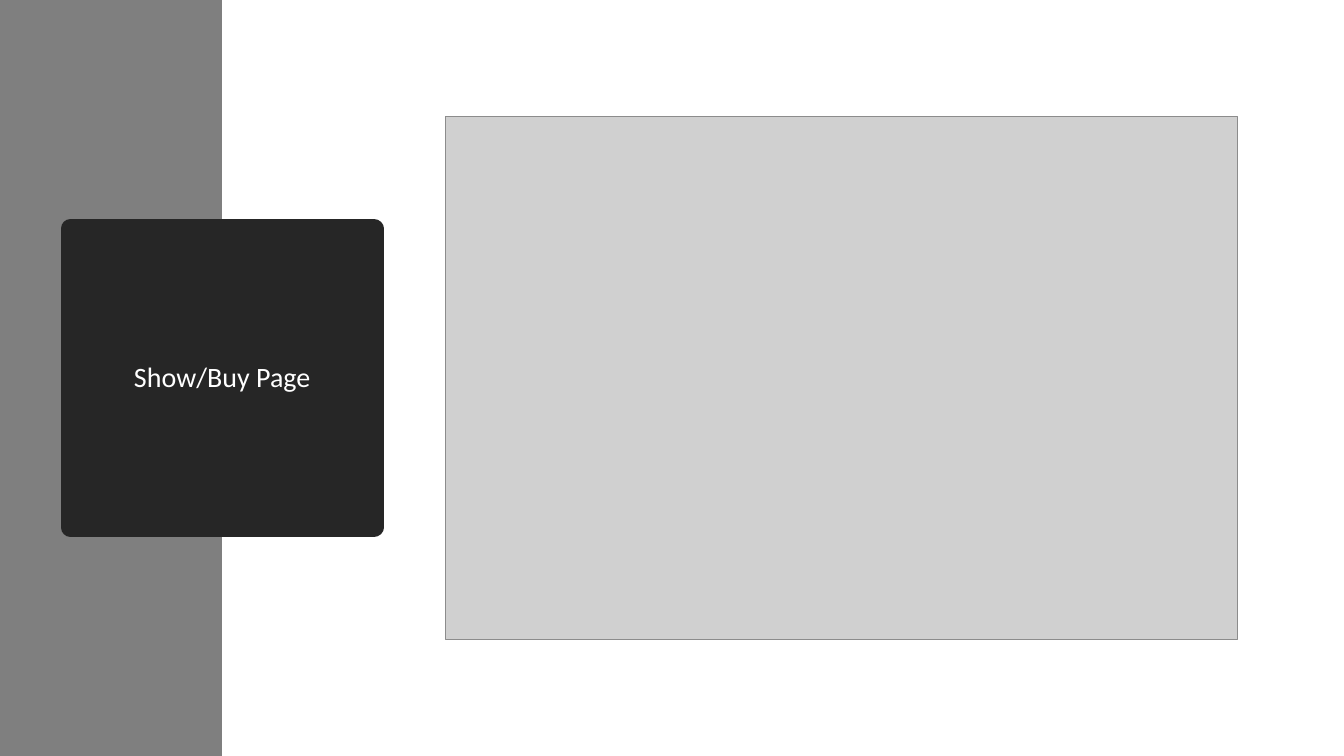
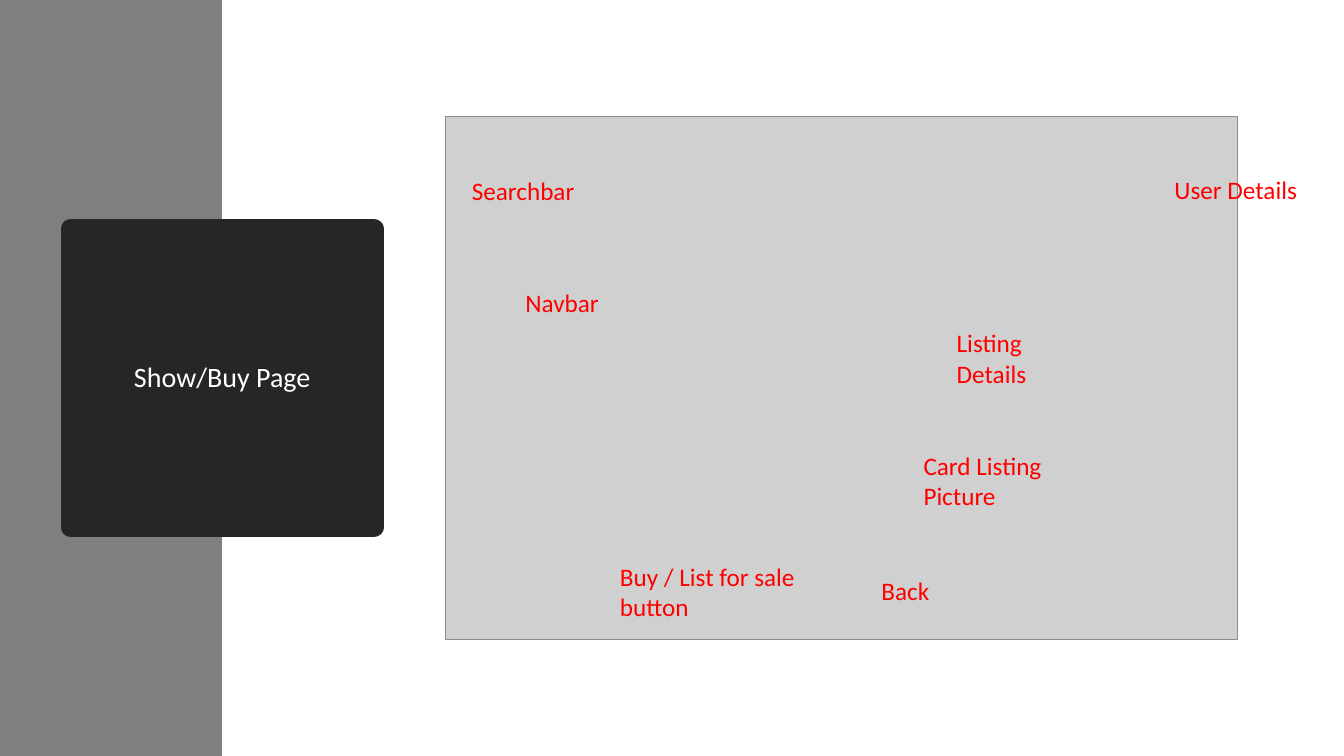
Before and after one commit to jason20194/marketplace, a slide deck: slide 10 of market_slide.pptx. Drawn at 1344x756 pixels with LibreOffice and Linux fonts; fonts in the diff are those of the drawing; grey boxes stand for pictures. Boxes give left, top, right and bottom in pixels: in the first picture for what was removed or moved away, otherwise in the second. Text is boxed around its words. In the diff, an @@ line names an element or a change of style, - is before the commit and + after.

```diff
--- a/market_slide.pptx
+++ b/market_slide.pptx
@@ text added at (1174, 178, 1296, 205), 18 pt, text #FF0000 @@
+User Details
@@ text added at (472, 182, 574, 200), 18 pt, text #FF0000 @@
+Searchbar
@@ text added at (525, 294, 598, 312), 18 pt, text #FF0000 @@
+Navbar
@@ text added at (957, 334, 1026, 383), 18 pt, text #FF0000 @@
+Listing Details
@@ text added at (924, 457, 1041, 505), 18 pt, text #FF0000 @@
+Card Listing Picture
@@ text added at (620, 568, 794, 616), 18 pt, text #FF0000 @@
+Buy / List for sale button
@@ text added at (881, 582, 929, 600), 18 pt, text #FF0000 @@
+Back
```
Also in this commit, not shown: 4 other slides changed, 3 slides added, 2 slides removed.
